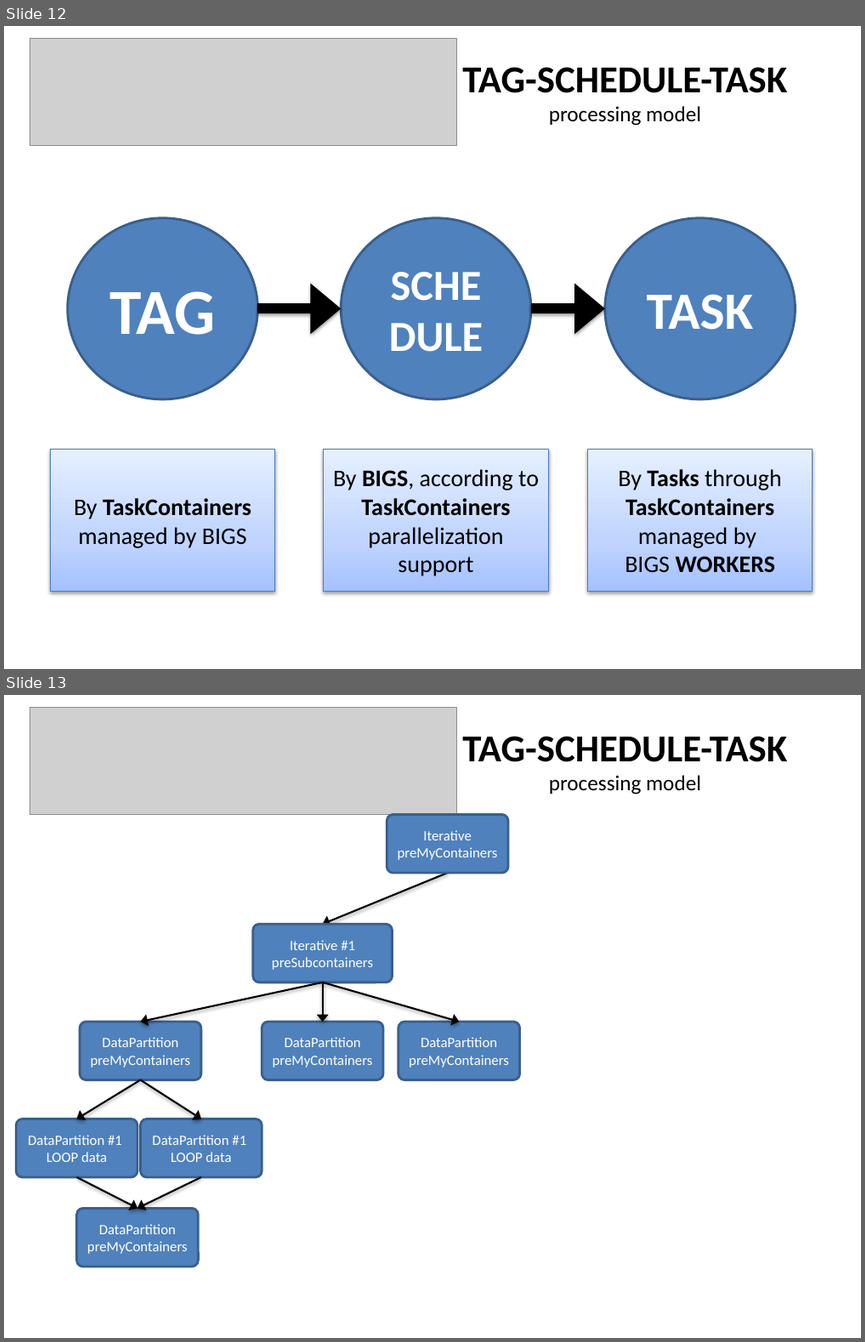
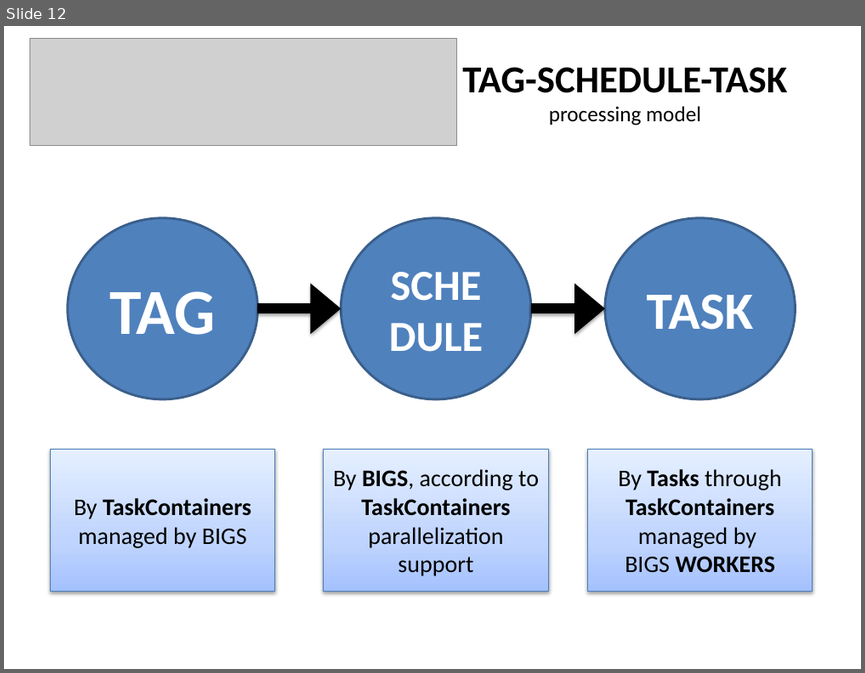
Before and after one commit to predmach/toolkit, a slide deck: docs/design/TST-api.pptx. Shown one above the other, each under a label of ours: slides 12 and 13 before the commit, slide 12 after it. The pictures are 865x1342 and 865x673 pixels, drawn with LibreOffice and Linux fonts; fonts in the diff are those of the drawing; grey boxes stand for pictures. Boxes give left, top, right and bottom in pixels: in the first picture for what was removed or moved away, otherwise in the second. Text is boxed around its words. In the diff, an @@ line names an element or a change of style, - is before the commit and + after.

```diff
--- a/docs/design/TST-api.pptx
+++ b/docs/design/TST-api.pptx
@@ slide 13 removed at (4,695,861,1338), background #FFFFFF @@
@@ picture removed at (30,708,457,815) @@
@@ text removed at (462,736,787,794) @@
-TAG-SCHEDULE-TASK
-processing model
@@ rounded rectangle removed at (387,814,509,873) @@
-Iterative
-preMyContainers
@@ arrow removed from (448, 873) to (323, 924) @@
@@ rounded rectangle removed at (252,924,392,982) @@
-Iterative #1
-preSubcontainers
@@ arrow removed from (323, 982) to (140, 1021) @@
@@ arrow removed from (323, 982) to (323, 1021) @@
@@ arrow removed from (323, 982) to (459, 1021) @@
@@ rounded rectangle removed at (80,1021,201,1080) @@
-DataPartition
-preMyContainers
@@ rounded rectangle removed at (262,1021,384,1080) @@
-DataPartition
-preMyContainers
@@ rounded rectangle removed at (398,1021,520,1080) @@
-DataPartition
-preMyContainers
@@ arrow removed from (140, 1080) to (77, 1118) @@
@@ arrow removed from (140, 1080) to (201, 1118) @@
@@ rounded rectangle removed at (16,1118,137,1176) @@
-DataPartition #1
-LOOP data
@@ rounded rectangle removed at (140,1118,262,1176) @@
-DataPartition #1
-LOOP data
@@ arrow removed from (77, 1176) to (137, 1208) @@
@@ arrow removed from (201, 1176) to (137, 1208) @@
@@ rounded rectangle removed at (77,1208,199,1266) @@
-DataPartition
-preMyContainers
```
Also in this commit, not shown: 2 slides added, 1 other slide removed.
